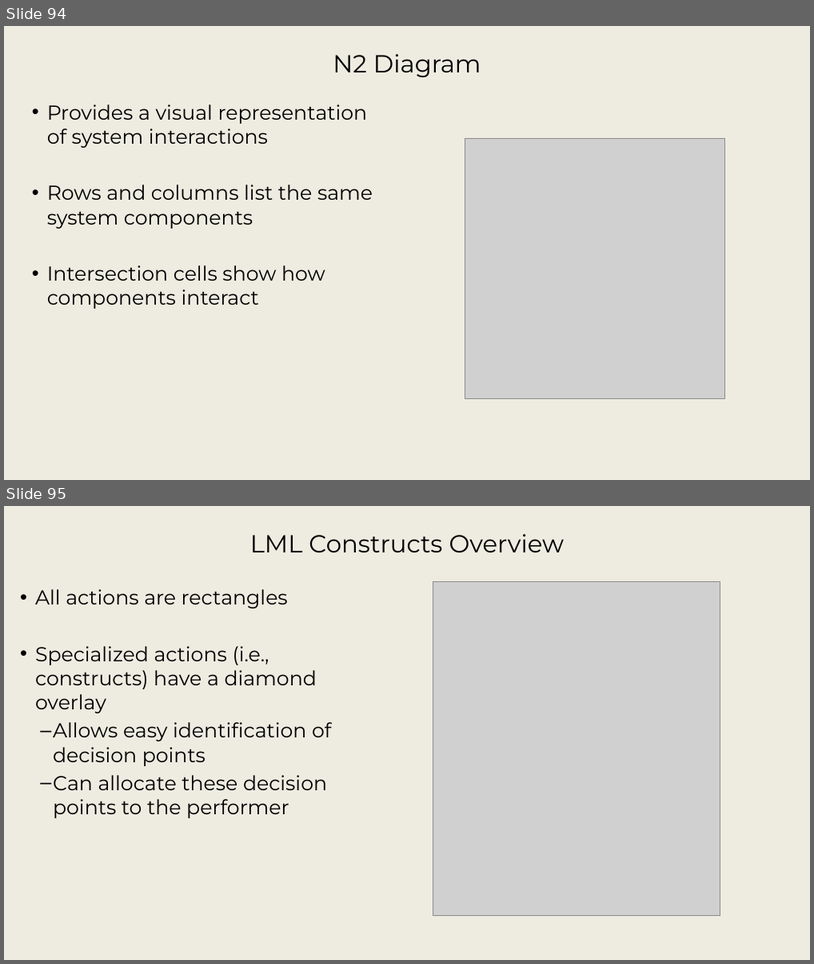
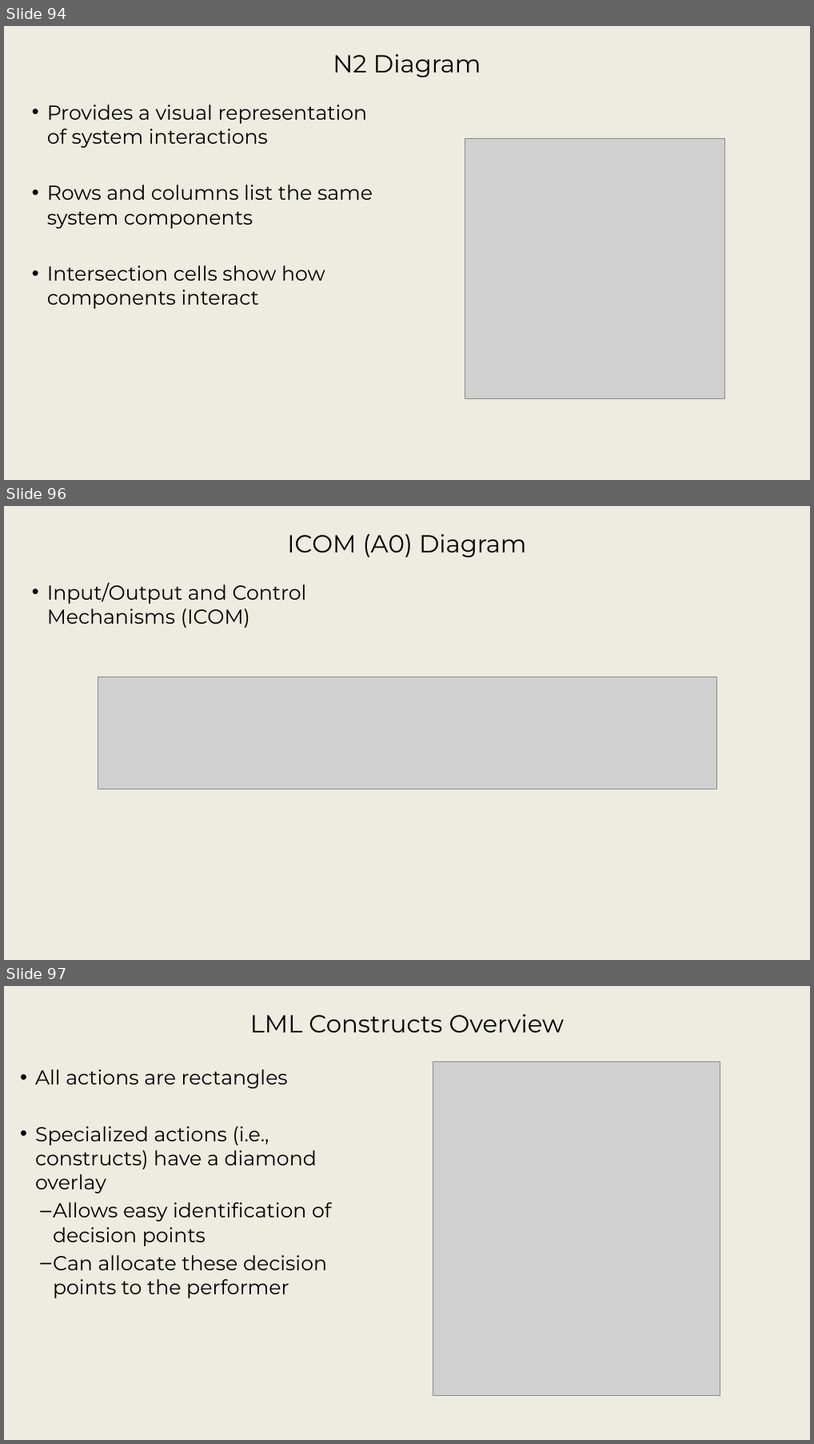
Before and after one commit to srudder16/Lifecycle_Modeling, a slide deck: 2025_WSRC/2026 WSRC Tutorial - 1.pptx. Shown one above the other, each under a label of ours: slides 94 and 95 before the commit, slides 94, 96 and 97 after it; the slides between them are not shown. The pictures are 814x964 and 814x1444 pixels, drawn with LibreOffice and Linux fonts; fonts in the diff are those of the drawing; grey boxes stand for pictures; background and template pictures are left out. Boxes give left, top, right and bottom in pixels: in the first picture for what was removed or moved away, otherwise in the second. Text is boxed around its words. In the diff, an @@ line names an element or a change of style, - is before the commit and + after.

```diff
--- a/2025_WSRC/2026 WSRC Tutorial - 1.pptx
+++ b/2025_WSRC/2026 WSRC Tutorial - 1.pptx
@@ slide 96 added at (4, 506, 810, 960), background picture (left out) @@
@@ title added at (287, 534, 527, 557), 29.3 pt, text #000000 @@
+ICOM (A0) Diagram
@@ text added at (47, 582, 307, 628), 24 pt, text #000000 @@
+• Input/Output and Control Mechanisms (ICOM)
@@ picture added at (98, 676, 718, 789) @@
@@ what was slide 95 is now slide 97 @@
```
Also in this commit, not shown: 6 slides changed, 5 other slides added, 2 other files.
